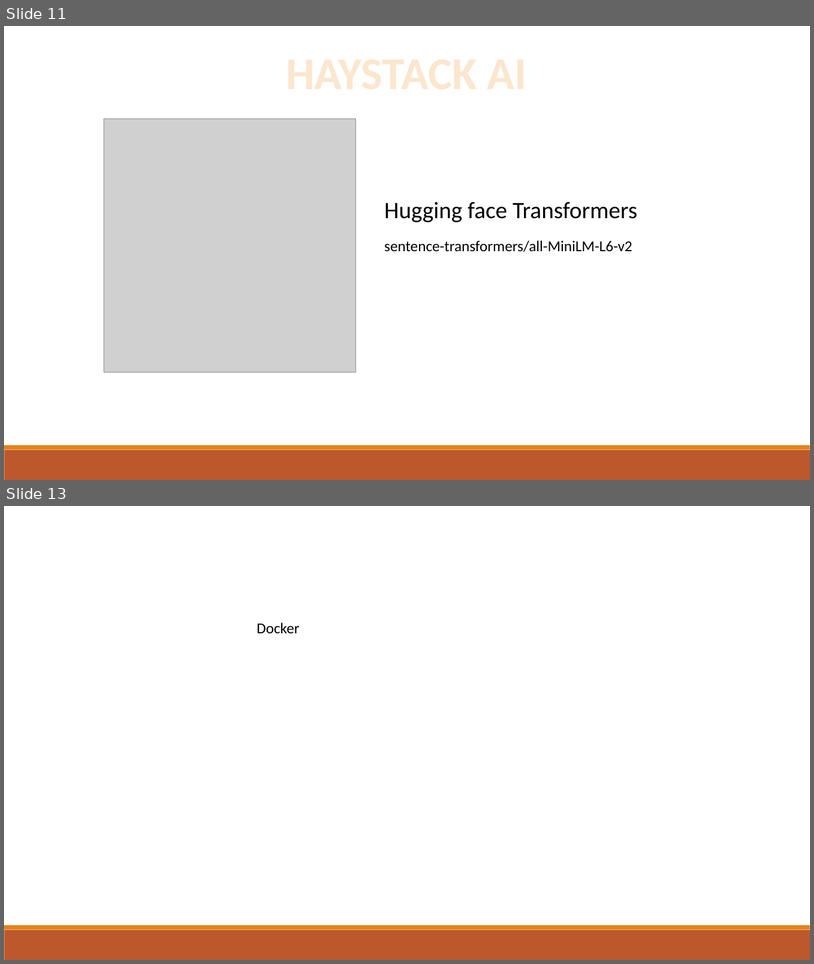
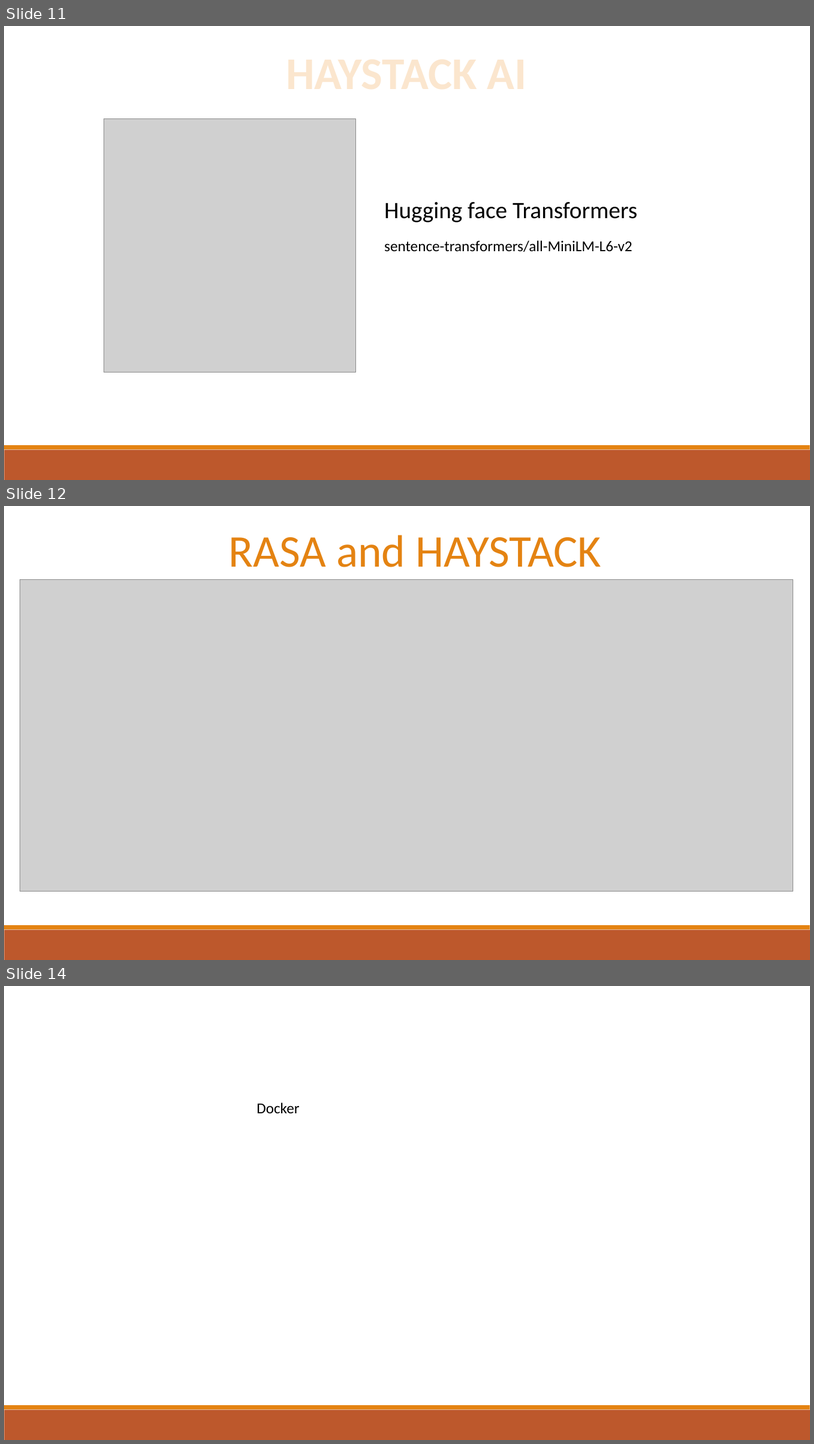
Before and after one commit to DevershiV/Major-Project, a slide deck: AI bot.pptx. Shown one above the other, each under a label of ours: slides 11 and 13 before the commit, slides 11, 12 and 14 after it; the slides between them are not shown. The pictures are 814x964 and 814x1444 pixels, drawn with LibreOffice and Linux fonts; fonts in the diff are those of the drawing; grey boxes stand for pictures. Boxes give left, top, right and bottom in pixels: in the first picture for what was removed or moved away, otherwise in the second. Text is boxed around its words. In the diff, an @@ line names an element or a change of style, - is before the commit and + after.

```diff
--- a/AI bot.pptx
+++ b/AI bot.pptx
@@ slide 12 added at [4,506,810,960], background #FFFFFF; not listed: 2 template elements that a slide beside it also shows @@
@@ text added at [228,535,602,567], 54 pt, text #E48312 @@
+RASA and HAYSTACK
@@ picture added at [20,579,794,891] @@
@@ what was slide 13 is now slide 14 @@
```
Also in this commit, not shown: 2 slides changed, 7 other slides added, 7 slides removed, 1 other file.
